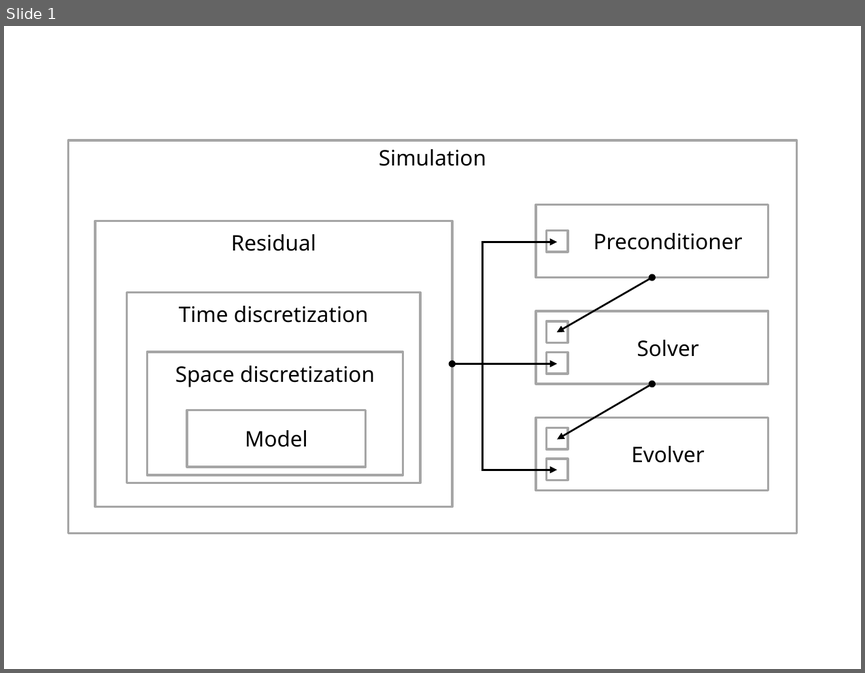
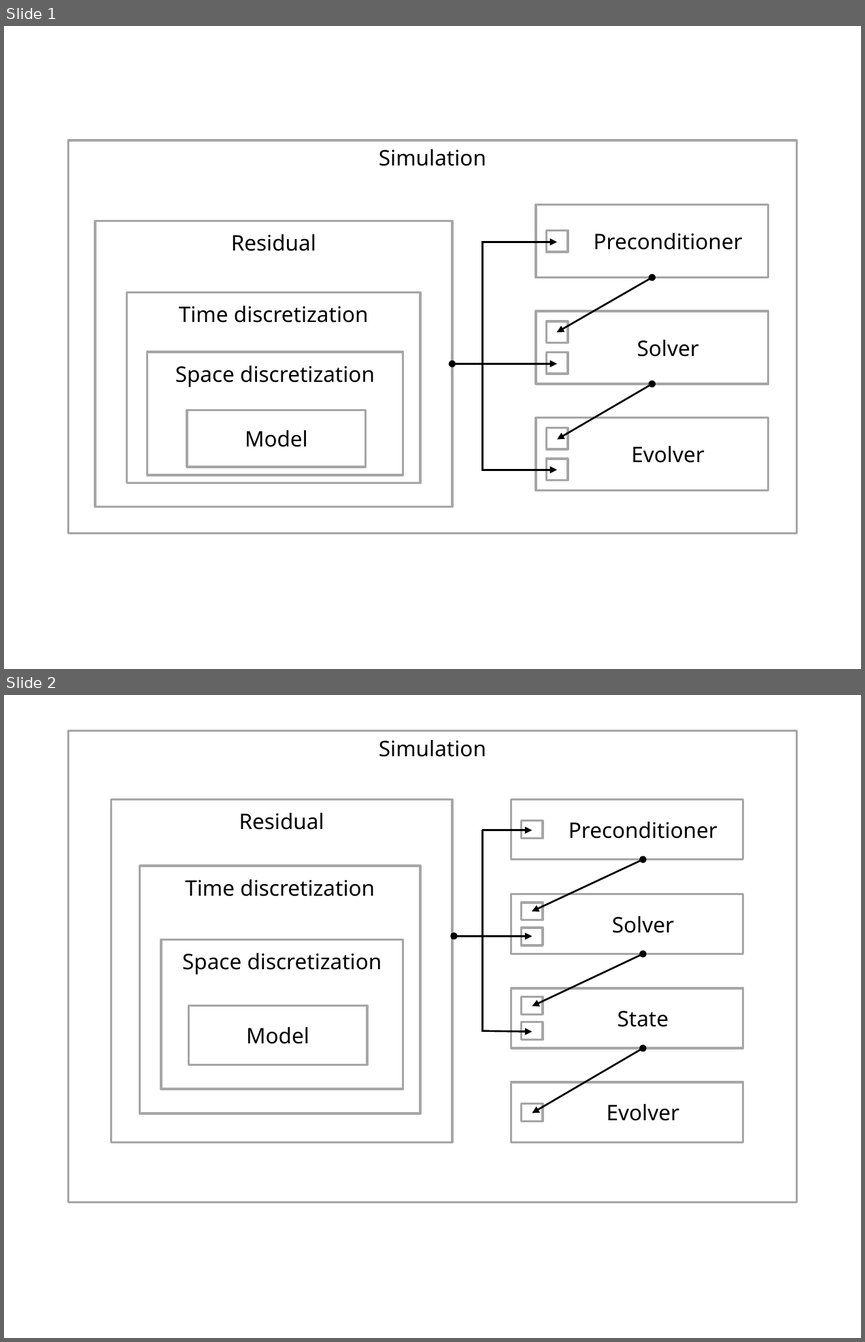
Before and after one commit to troyhaskin/Dissertation, a slide deck: GraphicsGenerators/IntrepidTwilight.pptx. Shown one above the other, each under a label of ours: slide 1 before the commit, slides 1 and 2 after it. The pictures are 865x673 and 865x1342 pixels, drawn with LibreOffice and Linux fonts; fonts in the diff are those of the drawing. Boxes give left, top, right and bottom in pixels: in the first picture for what was removed or moved away, otherwise in the second. Text is boxed around its words. In the diff, an @@ line names an element or a change of style, - is before the commit and + after.

```diff
--- a/GraphicsGenerators/IntrepidTwilight.pptx
+++ b/GraphicsGenerators/IntrepidTwilight.pptx
@@ slide 2 added at [4,695,861,1338], background #FFFFFF @@
@@ rectangle added at [68,731,797,1202], outline #A6A6A6 2 pt, 18 pt, text #000000 @@
+Simulation
@@ rectangle added at [111,800,452,1142], outline #A6A6A6 2 pt, 18 pt, text #000000 @@
+Residual
@@ rectangle added at [511,800,743,860], outline #A6A6A6 2 pt @@
@@ line added from (482, 830) to (482, 1032), #000000 1.5 pt @@
@@ arrow added from (482, 830) to (532, 830), #000000 1.5 pt @@
@@ rectangle added at [521,821,543,839], outline #A6A6A6 2 pt @@
@@ text added at [568,821,717,838], 18 pt, text #000000 @@
+Preconditioner
@@ rectangle added at [139,866,420,1113], outline #A6A6A6 2 pt, 18 pt, text #000000 @@
+Time discretization
@@ double arrow added from (643, 860) to (532, 911), #000000 1.5 pt @@
@@ group added at [511,894,743,954]: 3 rectangles, 2 ellipses, 1 text @@
+Solver
@@ rectangle added at [161,939,402,1089], outline #A6A6A6 2 pt, 18 pt, text #000000 @@
+Space discretization
@@ arrow added from (482, 936) to (454, 936), #000000 1.5 pt @@
@@ arrow added from (482, 936) to (532, 936), #000000 1.5 pt @@
@@ double arrow added from (643, 954) to (532, 1006), #000000 1.5 pt @@
@@ rectangle added at [188,1005,366,1064], outline #A6A6A6 2 pt, 18 pt, text #000000 @@
+Model
@@ group added at [511,988,743,1048]: 3 rectangles, 1 text @@
+State
@@ arrow added from (482, 1031) to (532, 1032), #000000 1.5 pt @@
@@ double arrow added from (643, 1048) to (532, 1113), #000000 1.5 pt @@
@@ rectangle added at [511,1083,743,1142], outline #A6A6A6 2 pt @@
@@ rectangle added at [521,1104,543,1121], outline #A6A6A6 2 pt @@
@@ text added at [606,1104,679,1121], 18 pt, text #000000 @@
+Evolver
```
Also in this commit, not shown: 5 other files.
